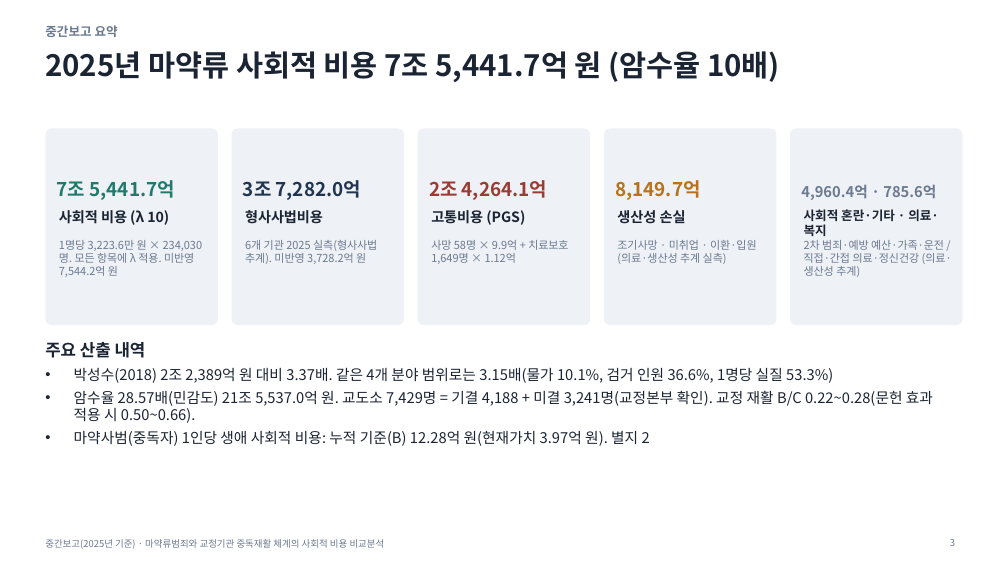
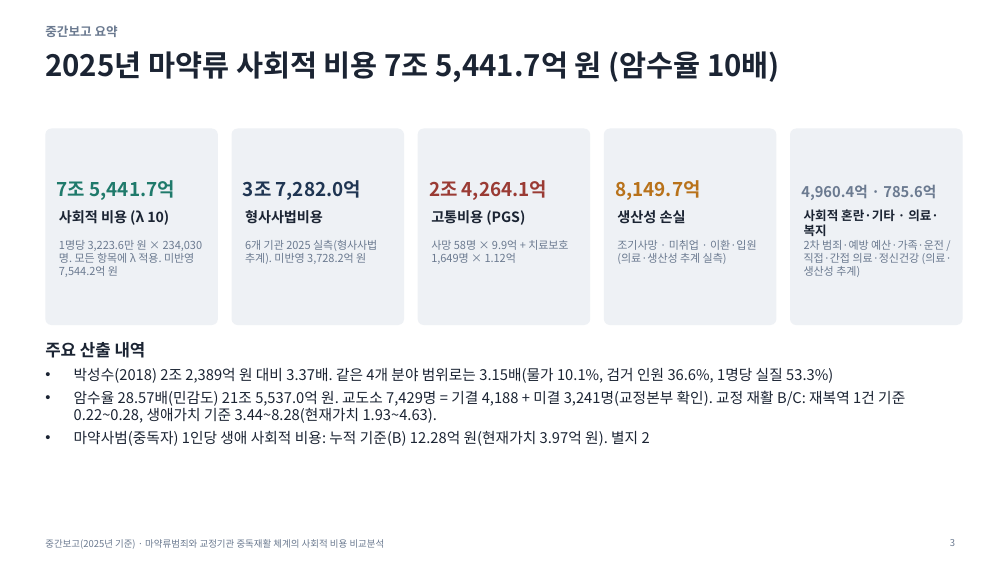
Before and after one commit to adminmrobo/drug-crime-social-cost, a slide deck: slide 3 of deliverables/2026-11-16_보고용/중간보고_마약류사회적비용_2025기준_보고용.pptx. Drawn at 1008x567 pixels with LibreOffice and Linux fonts; fonts in the diff are those of the drawing. Boxes give left, top, right and bottom in pixels: in the first picture for what was removed or moved away, otherwise in the second. Text is boxed around its words. In the diff, an @@ line names an element or a change of style, - is before the commit and + after.

Commit message:
생애가치 기준 교정 재활 비용편익과 정책 제언 추가(덱·별지1·확정판 별지·엑셀·스크립트)

```diff
--- a/deliverables/2026-11-16_보고용/중간보고_마약류사회적비용_2025기준_보고용.pptx
+++ b/deliverables/2026-11-16_보고용/중간보고_마약류사회적비용_2025기준_보고용.pptx
@@ text at (74, 390, 905, 423): text changed @@
-• 암수율 28.57배(민감도) 21조 5,537.0억 원. 교도소 7,429명 = 기결 4,188 + 미결 3,241명(교정본부 확인). 교정 재활 B/C 0.22~0.28(문헌 효과 적용 시 0.50~0.66).
+• 암수율 28.57배(민감도) 21조 5,537.0억 원. 교도소 7,429명 = 기결 4,188 + 미결 3,241명(교정본부 확인). 교정 재활 B/C: 재복역 1건 기준 0.22~0.28, 생애가치 기준 3.44~8.28(현재가치 1.93~4.63).
```
Also in this commit, not shown: 4 other slides changed, 5 slides added, 20 other files.
